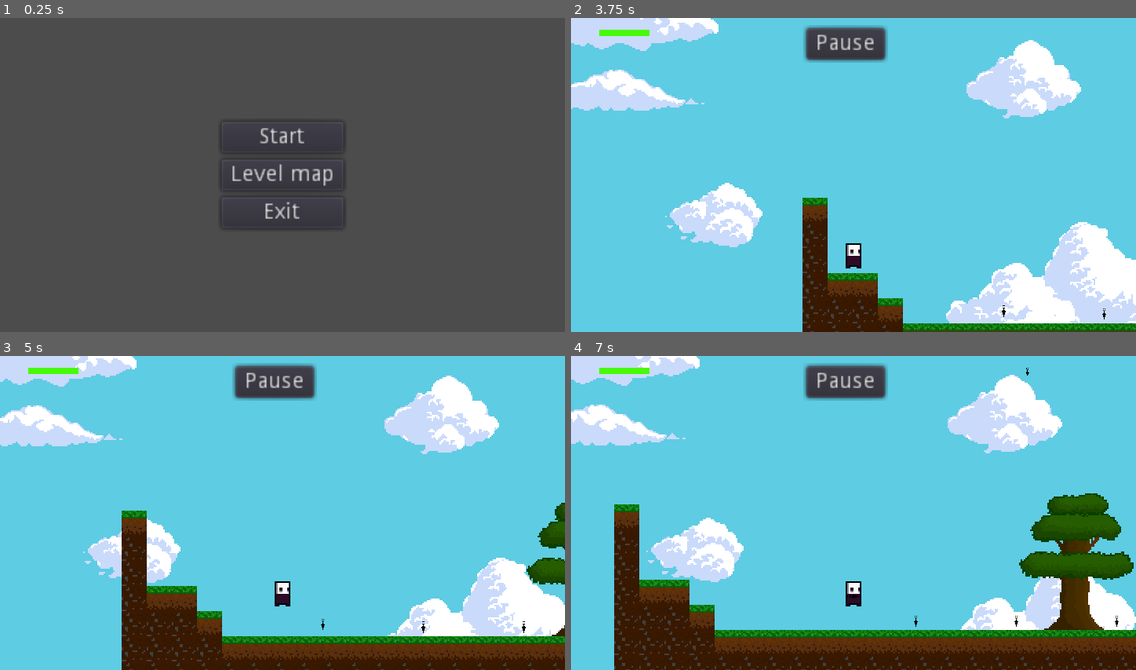
Above: before the commit, frames 1-4 (two rows, left to right).
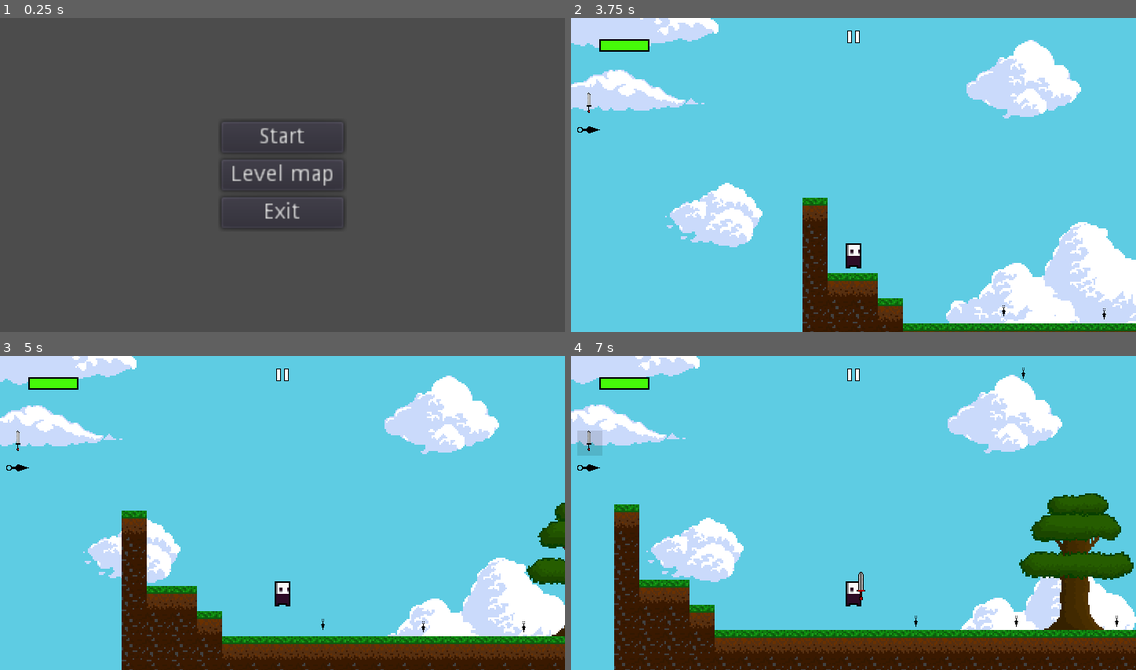
Above: after the commit, the same moments.

Repository: Lordgard78230/Platformer
Game: Godot game, scene res://scenes/UI/MainScreen.tscn
Two runs of this game, one before a commit and one after it. Both use one fixed random seed, a clock stepped at 60 frames per second and the inputs below.
Inputs (mouse positions are in pixels of both pictures, inside the frame that each line leads up to; where the layout moved, square brackets give the same spot in the first picture):
- Up to frame 1 (0.25 s): no input
- Up to frame 2 (3.75 s): click "Start" at 0.5 s; click (853, 36) [847, 43] at 1.25 s; click "Resume" at 2 s; click "Menu" at 2.75 s; click "Start" at 3.5 s
- Up to frame 3 (5 s): move the mouse to (406, 497) at 4.27 s; hold D (move_right) from 4.28 s (still down); tap 8 (eight) at 4.35 s; tap Space (jump) at 4.52 s; tap 5 (five) at 4.55 s
- Up to frame 4 (7 s): move the mouse to (740, 528) at 5.02 s; tap 5 (five) at 5.1 s; tap Space (jump) at 5.27, 6.77 s; tap 4 (four) at 5.3, 5.85 s; move the mouse to (910, 443) at 5.77 s; release D (move_right) at 5.78 s; hold A (move_left) 5.78-6.53 s; tap 9 (nine) at 6.05, 6.6 s; move the mouse to (825, 575) at 6.52 s; hold D (move_right) from 6.53 s (still down); tap 1 (one) at 6.8 s

The runs differ from the first frame. In frame 2, 2.4% of the frame differs, in the area x 1-77%, y 2-96%; in frame 3, 2.4%; in frame 4, 2.8%, in the area x 1-82%, y 2-78%.

Commit message:
Graphique Update
-new UI for player
-better dagger graphique

Diff:
--- /dev/null
+++ b/Plaformer/new_shader.shader
@@ -0,0 +1,24 @@
+shader_type canvas_item;
+
+vec4 texturePointSmooth(sampler2D smp, vec2 uv, vec2 pixel_size)
+{
+	vec2 ddx = dFdx(uv);
+	vec2 ddy = dFdy(uv);
+	vec2 lxy = sqrt(ddx * ddx + ddy * ddy);
+
+	vec2 uv_pixels = uv / pixel_size;
+
+	vec2 uv_pixels_floor = round(uv_pixels) - vec2(0.5f);
+	vec2 uv_dxy_pixels = uv_pixels - uv_pixels_floor;
+
+	uv_dxy_pixels = clamp((uv_dxy_pixels - vec2(0.5f)) * pixel_size / lxy + vec2(0.5f), 0.0f, 1.0f);
+
+	uv = uv_pixels_floor * pixel_size;
+
+	return textureGrad(smp, uv + uv_dxy_pixels * pixel_size, ddx, ddy);
+}
+
+void fragment()
+{
+	COLOR = texturePointSmooth(TEXTURE, UV, TEXTURE_PIXEL_SIZE);
+}
--- a/Plaformer/project.godot
+++ b/Plaformer/project.godot
@@ -22,7 +22,6 @@
 
 config/name="Plaformer"
 run/main_scene="res://scenes/UI/MainScreen.tscn"
-config/icon="res://icon.png"
 
 [autoload]
 
@@ -115,6 +114,11 @@
 "events": [ Object(InputEventKey,"resource_local_to_scene":false,"resource_name":"","device":0,"alt":false,"shift":false,"control":false,"meta":false,"command":false,"pressed":false,"scancode":48,"unicode":0,"echo":false,"script":null)
  ]
 }
+tab={
+"deadzone": 0.5,
+"events": [ Object(InputEventKey,"resource_local_to_scene":false,"resource_name":"","device":0,"alt":false,"shift":false,"control":false,"meta":false,"command":false,"pressed":false,"scancode":16777218,"unicode":0,"echo":false,"script":null)
+ ]
+}
 
 [layer_names]
 
@@ -129,4 +133,6 @@
 
 [rendering]
 
+quality/2d/use_pixel_snap=true
 environment/default_environment="res://default_env.tres"
+quality/dynamic_fonts/use_oversampling=false
--- a/Plaformer/scenes/UI/Windows/GameOver.tscn
+++ b/Plaformer/scenes/UI/Windows/GameOver.tscn
@@ -1,6 +1,7 @@
 [gd_scene load_steps=2 format=2]
 
-[ext_resource path="res://GameOver.gd" type="Script" id=1]
+[ext_resource path="res://scenes/UI/Windows/GameOver.gd" type="Script" id=1]
+
 
 [node name="GameOver" type="Control"]
 anchor_right = 1.0
--- a/Plaformer/scenes/characters/Player.gd
+++ b/Plaformer/scenes/characters/Player.gd
@@ -121,10 +121,50 @@
 		$Sprite.play("Run")
 
 
+func weapon_equiped():
+	if Input.is_action_just_pressed("one"):
+		weapon_choice = 1
+		$UI/WeaponMenu/WeaponChoice/DaggerTexture/ColorRect.color = Color(0.0,0.0,0.0,0.0)
+		$UI/WeaponMenu/WeaponChoice/HeroSwordtexture/ColorRect.color = Color(0.0,0.0,0.0,0.120)
+	elif Input.is_action_just_pressed("two"):
+		weapon_choice = 2
+		$UI/WeaponMenu/WeaponChoice/DaggerTexture/ColorRect.color = Color(0.0,0.0,0.0,0.120)
+		$UI/WeaponMenu/WeaponChoice/HeroSwordtexture/ColorRect.color = Color(0.0,0.0,0.0,0.0)
+	elif Input.is_action_just_pressed("three"):
+		weapon_choice = 3
+		$UI/WeaponMenu/WeaponChoice/DaggerTexture/ColorRect.color = Color(0.0,0.0,0.0,0.0)
+		$UI/WeaponMenu/WeaponChoice/HeroSwordtexture/ColorRect.color = Color(0.0,0.0,0.0,0.0)
+	elif Input.is_action_just_pressed("four"):
+		weapon_choice = 4
+		$UI/WeaponMenu/WeaponChoice/DaggerTexture/ColorRect.color = Color(0.0,0.0,0.0,0.0)
+		$UI/WeaponMenu/WeaponChoice/HeroSwordtexture/ColorRect.color = Color(0.0,0.0,0.0,0.0)
+	elif Input.is_action_just_pressed("five"):
+		weapon_choice = 5
+		$UI/WeaponMenu/WeaponChoice/DaggerTexture/ColorRect.color = Color(0.0,0.0,0.0,0.0)
+		$UI/WeaponMenu/WeaponChoice/HeroSwordtexture/ColorRect.color = Color(0.0,0.0,0.0,0.0)
+	elif Input.is_action_just_pressed("six"):
+		weapon_choice = 6
+		$UI/WeaponMenu/WeaponChoice/DaggerTexture/ColorRect.color = Color(0.0,0.0,0.0,0.0)
+		$UI/WeaponMenu/WeaponChoice/HeroSwordtexture/ColorRect.color = Color(0.0,0.0,0.0,0.0)
+	elif Input.is_action_just_pressed("seven"):
+		weapon_choice = 7
+		$UI/WeaponMenu/WeaponChoice/DaggerTexture/ColorRect.color = Color(0.0,0.0,0.0,0.0)
+		$UI/WeaponMenu/WeaponChoice/HeroSwordtexture/ColorRect.color = Color(0.0,0.0,0.0,0.0)
+	elif Input.is_action_just_pressed("eight"):
+		weapon_choice = 8
+		$UI/WeaponMenu/WeaponChoice/DaggerTexture/ColorRect.color = Color(0.0,0.0,0.0,0.0)
+		$UI/WeaponMenu/WeaponChoice/HeroSwordtexture/ColorRect.color = Color(0.0,0.0,0.0,0.0)
+	elif Input.is_action_just_pressed("nine"):
+		weapon_choice = 9
+		$UI/WeaponMenu/WeaponChoice/DaggerTexture/ColorRect.color = Color(0.0,0.0,0.0,0.0)
+		$UI/WeaponMenu/WeaponChoice/HeroSwordtexture/ColorRect.color = Color(0.0,0.0,0.0,0.0)
+
+
+
 func dagger_position():
-	if weapon_choice  != 1:
+	if weapon_choice  != 2:
 		$DaggerSprite.hide()
-	if weapon_choice  == 1 and dagger_number != 0:
+	if weapon_choice  == 2 and dagger_number != 0:
 		$DaggerSprite.show()
 
 func dagger_fire():
@@ -262,29 +302,7 @@
 		$UI/WeaponMenu/DaggerScore/Dagger9.hide()
 		$UI/WeaponMenu/DaggerScore/Dagger10.hide()
 
-func die():
-	queue_free()
-	get_tree().change_scene("res://scenes/UI/Windows/GameOver.tscn")
-
-func weapon_equiped():
-	if Input.is_action_just_pressed("one"):
-		weapon_choice = 1
-	elif Input.is_action_just_pressed("two"):
-		weapon_choice = 2
-	elif Input.is_action_just_pressed("three"):
-		weapon_choice = 3
-	elif Input.is_action_just_pressed("four"):
-		weapon_choice = 4
-	elif Input.is_action_just_pressed("five"):
-		weapon_choice = 5
-	elif Input.is_action_just_pressed("six"):
-		weapon_choice = 6
-	elif Input.is_action_just_pressed("seven"):
-		weapon_choice = 7
-	elif Input.is_action_just_pressed("eight"):
-		weapon_choice = 8
-	elif Input.is_action_just_pressed("nine"):
-		weapon_choice = 9
+
 
 func hero_sword_attack():#sword attack
 	if Input.is_action_just_pressed("left mouse button"):
@@ -297,11 +315,11 @@
 		hero_sword_timer.start()
 
 func hero_sword_position():
-	if weapon_choice != 2:
+	if weapon_choice != 1:
 		$HeroSword.hide()
 		$HeroSword2.hide()
 
-	elif weapon_choice == 2:
+	elif weapon_choice == 1:
 		if $Sprite.flip_h == false:
 			$HeroSword.show()
 			$HeroSword2.hide()
@@ -309,10 +327,19 @@
 			$HeroSword.hide()
 			$HeroSword2.show()
 
+
+
+
 func attack():
-	if can_shoot == true and dagger_number > 0 and weapon_choice == 1:
+	if can_shoot == true and dagger_number > 0 and weapon_choice == 2:
 		if Input.is_action_just_pressed("left mouse button"):
 			dagger_fire()
 			dagger_deacrease()
-	elif weapon_choice == 2:
+	elif weapon_choice == 1:
 			hero_sword_attack()
+
+
+
+func die():
+	queue_free()
+	get_tree().change_scene("res://scenes/UI/Windows/GameOver.tscn")
--- a/Plaformer/scenes/characters/Player.tscn
+++ b/Plaformer/scenes/characters/Player.tscn
@@ -6,10 +6,13 @@
 [ext_resource path="res://art/characters/player/PurpleMainFrame1.png" type="Texture" id=4]
 [ext_resource path="res://art/weapon/dagger2.png" type="Texture" id=5]
 [ext_resource path="res://art/world/Sky.png" type="Texture" id=6]
-[ext_resource path="res://art/UI/Lifebar/current health.png" type="Texture" id=7]
-[ext_resource path="res://art/UI/Lifebar/backHealth.png" type="Texture" id=8]
+[ext_resource path="res://art/UI/Lifebar/behind.png" type="Texture" id=7]
+[ext_resource path="res://art/UI/Lifebar/Over.png" type="Texture" id=8]
 [ext_resource path="res://scenes/weapons/Hero/sword_lance/HeroSword.tscn" type="PackedScene" id=9]
 [ext_resource path="res://scenes/UI/Windows/PauseMenu.tscn" type="PackedScene" id=10]
+[ext_resource path="res://art/UI/Lifebar/inFront.png" type="Texture" id=11]
+[ext_resource path="res://art/UI/Pause.png" type="Texture" id=12]
+[ext_resource path="res://art/weapon/Hero/HeroSwordCentered.png" type="Texture" id=13]
 
 [sub_resource type="SpriteFrames" id=1]
 animations = [ {
@@ -47,6 +50,19 @@
 "_edit_use_anchors_": false
 }
 
+[node name="Pause" type="Button" parent="UI"]
+margin_left = 172.607
+margin_top = 5.0
+margin_right = 206.607
+margin_bottom = 27.0
+rect_scale = Vector2( 0.5, 0.5 )
+text = " "
+icon = ExtResource( 12 )
+flat = true
+__meta__ = {
+"_edit_use_anchors_": false
+}
+
 [node name="PauseMenu" parent="UI" instance=ExtResource( 10 )]
 visible = false
 anchor_right = 0.0
@@ -61,18 +77,10 @@
 margin_left = 18.0
 margin_right = 50.0
 margin_bottom = 16.0
-texture_under = ExtResource( 8 )
-texture_progress = ExtResource( 7 )
-__meta__ = {
-"_edit_use_anchors_": false
-}
-
-[node name="Pause" type="Button" parent="UI"]
-margin_left = 150.0
-margin_top = 5.0
-margin_right = 200.0
-margin_bottom = 25.0
-text = "Pause"
+value = 100.0
+texture_under = ExtResource( 7 )
+texture_over = ExtResource( 8 )
+texture_progress = ExtResource( 11 )
 __meta__ = {
 "_edit_use_anchors_": false
 }
@@ -90,13 +98,14 @@
 }
 
 [node name="Dagger1" type="TextureRect" parent="UI/WeaponMenu/DaggerScore"]
-margin_left = 294.0
-margin_top = 5.99988
-margin_right = 334.0
-margin_bottom = 45.9999
-rect_rotation = 90.0
-rect_scale = Vector2( 0.2, 0.2 )
-texture = ExtResource( 5 )
+margin_left = 292.0
+margin_top = 6.0
+margin_right = 332.0
+margin_bottom = 46.0
+rect_rotation = 90.0
+rect_scale = Vector2( 0.2, 0.2 )
+texture = ExtResource( 5 )
+stretch_mode = 5
 __meta__ = {
 "_edit_use_anchors_": false
 }
@@ -109,105 +118,150 @@
 rect_rotation = 90.0
 rect_scale = Vector2( 0.2, 0.2 )
 texture = ExtResource( 5 )
+stretch_mode = 5
 __meta__ = {
 "_edit_use_anchors_": false
 }
 
 [node name="Dagger3" type="TextureRect" parent="UI/WeaponMenu/DaggerScore"]
-margin_left = 306.0
-margin_top = 5.99988
-margin_right = 346.0
-margin_bottom = 45.9999
-rect_rotation = 90.0
-rect_scale = Vector2( 0.2, 0.2 )
-texture = ExtResource( 5 )
+margin_left = 308.0
+margin_top = 6.0
+margin_right = 348.0
+margin_bottom = 46.0
+rect_rotation = 90.0
+rect_scale = Vector2( 0.2, 0.2 )
+texture = ExtResource( 5 )
+stretch_mode = 5
 __meta__ = {
 "_edit_use_anchors_": false
 }
 
 [node name="Dagger4" type="TextureRect" parent="UI/WeaponMenu/DaggerScore"]
-margin_left = 312.0
-margin_top = 5.99988
-margin_right = 352.0
-margin_bottom = 45.9999
-rect_rotation = 90.0
-rect_scale = Vector2( 0.2, 0.2 )
-texture = ExtResource( 5 )
+margin_left = 316.0
+margin_top = 6.0
+margin_right = 356.0
+margin_bottom = 46.0
+rect_rotation = 90.0
+rect_scale = Vector2( 0.2, 0.2 )
+texture = ExtResource( 5 )
+stretch_mode = 5
 __meta__ = {
 "_edit_use_anchors_": false
 }
 
 [node name="Dagger5" type="TextureRect" parent="UI/WeaponMenu/DaggerScore"]
-margin_left = 318.0
-margin_top = 5.99988
-margin_right = 358.0
-margin_bottom = 45.9999
-rect_rotation = 90.0
-rect_scale = Vector2( 0.2, 0.2 )
-texture = ExtResource( 5 )
+margin_left = 324.0
+margin_top = 6.0
+margin_right = 364.0
+margin_bottom = 46.0
+rect_rotation = 90.0
+rect_scale = Vector2( 0.2, 0.2 )
+texture = ExtResource( 5 )
+stretch_mode = 5
 __meta__ = {
 "_edit_use_anchors_": false
 }
 
 [node name="Dagger6" type="TextureRect" parent="UI/WeaponMenu/DaggerScore"]
-margin_left = 294.0
-margin_top = 12.0
-margin_right = 334.0
-margin_bottom = 52.0
-rect_rotation = 90.0
-rect_scale = Vector2( 0.2, 0.2 )
-texture = ExtResource( 5 )
+margin_left = 292.0
+margin_top = 14.0
+margin_right = 332.0
+margin_bottom = 54.0
+rect_rotation = 90.0
+rect_scale = Vector2( 0.2, 0.2 )
+texture = ExtResource( 5 )
+stretch_mode = 5
 __meta__ = {
 "_edit_use_anchors_": false
 }
 
 [node name="Dagger7" type="TextureRect" parent="UI/WeaponMenu/DaggerScore"]
 margin_left = 300.0
-margin_top = 11.9999
+margin_top = 14.0
 margin_right = 340.0
-margin_bottom = 51.9999
-rect_rotation = 90.0
-rect_scale = Vector2( 0.2, 0.2 )
-texture = ExtResource( 5 )
+margin_bottom = 54.0
+rect_rotation = 90.0
+rect_scale = Vector2( 0.2, 0.2 )
+texture = ExtResource( 5 )
+stretch_mode = 5
 __meta__ = {
 "_edit_use_anchors_": false
 }
 
 [node name="Dagger8" type="TextureRect" parent="UI/WeaponMenu/DaggerScore"]
-margin_left = 306.0
-margin_top = 11.9999
-margin_right = 346.0
-margin_bottom = 51.9999
-rect_rotation = 90.0
-rect_scale = Vector2( 0.2, 0.2 )
-texture = ExtResource( 5 )
+margin_left = 308.0
+margin_top = 14.0
+margin_right = 348.0
+margin_bottom = 54.0
+rect_rotation = 90.0
+rect_scale = Vector2( 0.2, 0.2 )
+texture = ExtResource( 5 )
+stretch_mode = 5
 __meta__ = {
 "_edit_use_anchors_": false
 }
 
 [node name="Dagger9" type="TextureRect" parent="UI/WeaponMenu/DaggerScore"]
-margin_left = 312.0
-margin_top = 11.9999
-margin_right = 352.0
-margin_bottom = 51.9999
-rect_rotation = 90.0
-rect_scale = Vector2( 0.2, 0.2 )
-texture = ExtResource( 5 )
+margin_left = 316.0
+margin_top = 14.0
+margin_right = 356.0
+margin_bottom = 54.0
+rect_rotation = 90.0
+rect_scale = Vector2( 0.2, 0.2 )
+texture = ExtResource( 5 )
+stretch_mode = 5
 __meta__ = {
 "_edit_use_anchors_": false
 }
 
 [node name="Dagger10" type="TextureRect" parent="UI/WeaponMenu/DaggerScore"]
-margin_left = 318.0
-margin_top = 11.9999
-margin_right = 358.0
-margin_bottom = 51.9999
-rect_rotation = 90.0
-rect_scale = Vector2( 0.2, 0.2 )
-texture = ExtResource( 5 )
-__meta__ = {
-"_edit_use_anchors_": false
-}
+margin_left = 324.0
+margin_top = 14.0
+margin_right = 364.0
+margin_bottom = 54.0
+rect_rotation = 90.0
+rect_scale = Vector2( 0.2, 0.2 )
+texture = ExtResource( 5 )
+stretch_mode = 5
+__meta__ = {
+"_edit_use_anchors_": false
+}
+
+[node name="WeaponChoice" type="Control" parent="UI/WeaponMenu"]
+margin_right = 50.0
+margin_bottom = 198.0
+__meta__ = {
+"_edit_use_anchors_": false
+}
+
+[node name="HeroSwordtexture" type="TextureRect" parent="UI/WeaponMenu/WeaponChoice"]
+margin_left = 5.0
+margin_top = 46.0
+margin_right = 70.0
+margin_bottom = 110.0
+rect_scale = Vector2( 0.2, 0.2 )
+texture = ExtResource( 13 )
+
+[node name="ColorRect" type="ColorRect" parent="UI/WeaponMenu/WeaponChoice/HeroSwordtexture"]
+anchor_right = 1.0
+anchor_bottom = 1.0
+margin_left = -5.0
+margin_right = 10.0
+margin_bottom = 16.0
+color = Color( 0, 0, 0, 0 )
+
+[node name="DaggerTexture" type="TextureRect" parent="UI/WeaponMenu/WeaponChoice"]
+margin_left = 4.0
+margin_top = 62.0
+margin_right = 44.0
+margin_bottom = 102.0
+rect_scale = Vector2( 0.5, 0.5 )
+texture = ExtResource( 5 )
+
+[node name="ColorRect" type="ColorRect" parent="UI/WeaponMenu/WeaponChoice/DaggerTexture"]
+margin_right = 32.0
+margin_bottom = 32.0
+color = Color( 0, 0, 0, 0 )
 
 [node name="Sprite" type="AnimatedSprite" parent="."]
 frames = SubResource( 1 )
--- a/Plaformer/scenes/characters/ennemys/Enemy.gd
+++ b/Plaformer/scenes/characters/ennemys/EnemyMage.gd
@@ -27,7 +27,7 @@
 
 
 
-func _on_Detection_body_entered(_body: Node) -> void:
+func _on_Detection_body_entered(body: Node) -> void:
 	should_shoot = true
 
 
--- a/Plaformer/scenes/characters/ennemys/Enemy.tscn
+++ b/Plaformer/scenes/characters/ennemys/EnemyMage.tscn
@@ -1,10 +1,11 @@
-[gd_scene load_steps=9 format=2]
+[gd_scene load_steps=10 format=2]
 
-[ext_resource path="res://art/characters/Enemys/bösermagier.png" type="Texture" id=1]
-[ext_resource path="res://scenes/characters/ennemys/Enemy.gd" type="Script" id=2]
-[ext_resource path="res://art/UI/Lifebar/current health.png" type="Texture" id=3]
-[ext_resource path="res://art/UI/Lifebar/backHealth.png" type="Texture" id=4]
-[ext_resource path="res://art/weapon/mageStaff.png" type="Texture" id=5]
+[ext_resource path="res://scenes/characters/ennemys/EnemyMage.gd" type="Script" id=1]
+[ext_resource path="res://art/characters/Enemys/bösermagier.png" type="Texture" id=2]
+[ext_resource path="res://art/weapon/Ennemies/MageStaff.png" type="Texture" id=3]
+[ext_resource path="res://art/UI/Lifebar/behind.png" type="Texture" id=4]
+[ext_resource path="res://art/UI/Lifebar/Over.png" type="Texture" id=5]
+[ext_resource path="res://art/UI/Lifebar/inFront.png" type="Texture" id=6]
 
 [sub_resource type="RectangleShape2D" id=1]
 extents = Vector2( 6.45252, 6.05683 )
@@ -15,16 +16,13 @@
 [sub_resource type="CircleShape2D" id=3]
 radius = 82.002
 
-[node name="Enemy" type="KinematicBody2D"]
+[node name="EnemyMage" type="KinematicBody2D"]
 collision_layer = 2
 collision_mask = 8
-script = ExtResource( 2 )
-__meta__ = {
-"_edit_group_": true
-}
+script = ExtResource( 1 )
 
 [node name="Sprite" type="Sprite" parent="."]
-texture = ExtResource( 1 )
+texture = ExtResource( 2 )
 
 [node name="CollisionShape2D" type="CollisionShape2D" parent="."]
 position = Vector2( -0.0335215, 1.89678 )
@@ -52,20 +50,22 @@
 
 [node name="HealthBar" type="TextureProgress" parent="."]
 modulate = Color( 1, 0.00392157, 0.00392157, 1 )
-margin_left = -15.0
-margin_top = -19.0
-margin_right = 17.0
-margin_bottom = -3.0
+margin_left = -12.5302
+margin_top = -18.3455
+margin_right = 19.4698
+margin_bottom = 13.6545
+rect_scale = Vector2( 0.75, 0.5 )
 max_value = 50.0
 texture_under = ExtResource( 4 )
-texture_progress = ExtResource( 3 )
+texture_over = ExtResource( 5 )
+texture_progress = ExtResource( 6 )
 __meta__ = {
 "_edit_use_anchors_": false
 }
 
 [node name="Staff" type="Sprite" parent="."]
 scale = Vector2( 0.5, 0.5 )
-texture = ExtResource( 5 )
+texture = ExtResource( 3 )
 
 [node name="FireballSpawner" type="Position2D" parent="."]
 position = Vector2( 0.804308, -4.27891 )
--- a/Plaformer/scenes/levels/Level1.tscn
+++ b/Plaformer/scenes/levels/Level1.tscn
@@ -3,9 +3,10 @@
 [ext_resource path="res://scenes/world/TileMap/TileMap.tscn" type="PackedScene" id=1]
 [ext_resource path="res://scenes/world/RedPortal.tscn" type="PackedScene" id=2]
 [ext_resource path="res://scenes/characters/Player.tscn" type="PackedScene" id=3]
-[ext_resource path="res://scenes/characters/ennemys/Enemy.tscn" type="PackedScene" id=4]
+[ext_resource path="res://scenes/characters/ennemys/EnemyMage.tscn" type="PackedScene" id=4]
 [ext_resource path="res://scenes/world/pickup/weapon/PickUpDagger.tscn" type="PackedScene" id=5]
 [ext_resource path="res://scenes/world/pickup/Potions/HealthPotion.tscn" type="PackedScene" id=6]
+
 
 [node name="Level1" type="Node2D"]
 
--- a/Plaformer/scenes/levels/Level2.tscn
+++ b/Plaformer/scenes/levels/Level2.tscn
@@ -1,10 +1,11 @@
 [gd_scene load_steps=6 format=2]
 
 [ext_resource path="res://scenes/world/TileMap/TileMap.tscn" type="PackedScene" id=1]
-[ext_resource path="res://scenes/characters/ennemys/Enemy.tscn" type="PackedScene" id=2]
+[ext_resource path="res://scenes/characters/ennemys/EnemyMage.tscn" type="PackedScene" id=2]
 [ext_resource path="res://scenes/characters/Player.tscn" type="PackedScene" id=3]
 [ext_resource path="res://scenes/world/pickup/weapon/PickUpDagger.tscn" type="PackedScene" id=4]
 [ext_resource path="res://scenes/world/pickup/Potions/HealthPotion.tscn" type="PackedScene" id=5]
+
 
 [node name="Level2" type="Node2D"]
 
--- a/Plaformer/scenes/weapons/Fireball.tscn
+++ b/Plaformer/scenes/weapons/Fireball.tscn
@@ -1,7 +1,9 @@
 [gd_scene load_steps=4 format=2]
 
-[ext_resource path="res://art/weapon/Fireball.png" type="Texture" id=1]
+[ext_resource path="res://art/weapon/Ennemies/projectiles/Fireball.png" type="Texture" id=1]
 [ext_resource path="res://scenes/weapons/Fireball.gd" type="Script" id=2]
+
+
 
 [sub_resource type="RectangleShape2D" id=1]
 extents = Vector2( 2.76425, 2.33753 )
Binary file added: Plaformer/art/UI/Lifebar/Over.png
Not shown, changed: Plaformer/art/UI/Lifebar/Over.png.import
Binary file added: Plaformer/art/UI/Lifebar/Pause.png
Not shown, added: Plaformer/art/UI/Lifebar/Pause.png.import
Binary file removed: Plaformer/art/UI/Lifebar/backHealth.png
Binary file added: Plaformer/art/UI/Lifebar/behind.png
Not shown, changed: Plaformer/art/UI/Lifebar/behind.png.import
Binary file removed: Plaformer/art/UI/Lifebar/border.png
Binary file removed: Plaformer/art/UI/Lifebar/current health.png
Binary file added: Plaformer/art/UI/Lifebar/inFront.png
Not shown, changed: Plaformer/art/UI/Lifebar/inFront.png.import
Binary file added: Plaformer/art/UI/Lifebar/pixil-frame-0 (38).png
(and 13 more such lines)
